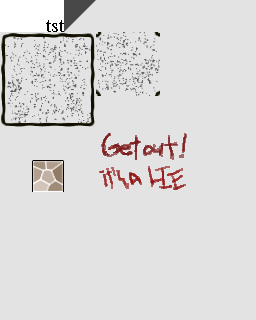
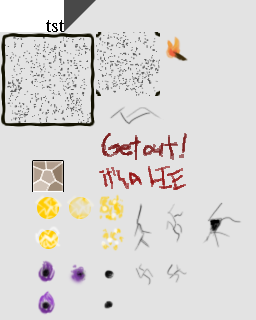
The second w=256, h=320 image is a revision of the first. Changes to its layers:
added layer "火把" above "effetc" over [left=35, top=36, right=242, bottom=315]
